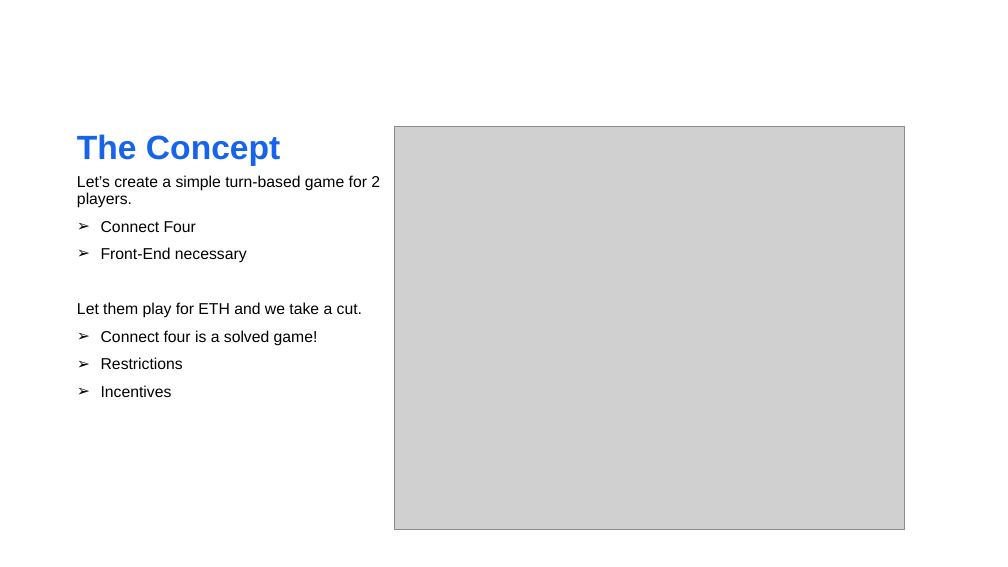
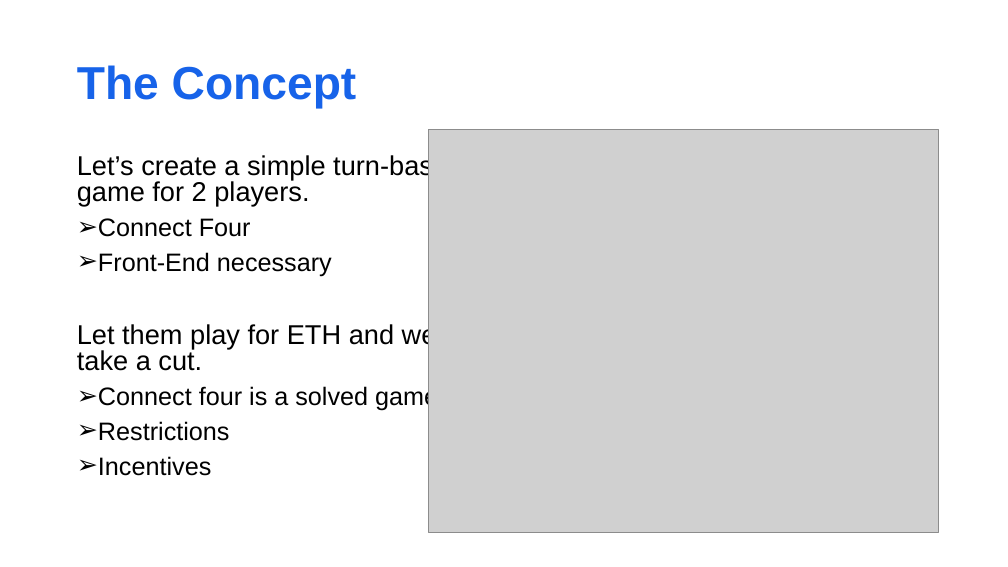
Before and after one commit to matnad/vierGewinntSC, a slide deck: slide 3 of presentation/nice fonts_migo.pptx. Drawn at 1008x567 pixels with LibreOffice and Linux fonts; fonts in the diff are those of the drawing; grey boxes stand for pictures; background and template pictures are left out. Boxes give left, top, right and bottom in pixels: in the first picture for what was removed or moved away, otherwise in the second. Text is boxed around its words. In the diff, an @@ line names an element or a change of style, - is before the commit and + after.

```diff
--- a/presentation/nice fonts_migo.pptx
+++ b/presentation/nice fonts_migo.pptx
@@ title "The Concept": place and size @@
-title "The Concept" at (77,134,280,166)
+title "The Concept" at (77,65,357,109)
@@ title "The Concept" at (77,65,357,109): size 32 to 44 pt; vertical alignment bottom to middle @@
@@ picture: place and size @@
-picture at (395,126,905,529)
+picture at (429,129,939,532)
@@ text "Let’s create a simple turn-based ...": place and size @@
-text "Let’s create a simple turn-based ..." at (77,175,380,397)
+text "Let’s create a simple turn-based ..." at (77,154,463,476)
@@ text "Let’s create a simple turn-based ..." at (77,154,463,476): size 15 to 25.9 pt in "Let’s create a simple turn-based game for ...", "Let them play for ETH and we ..."; size 15 to 24.1 pt in "Connect Four", "Front-End necessary", "Connect four is a solved game!", "Restrictions" and 1 more places; line spacing 0.9 to 0.8; indent changed @@
```
Also in this commit, not shown: 6 other slides changed.
